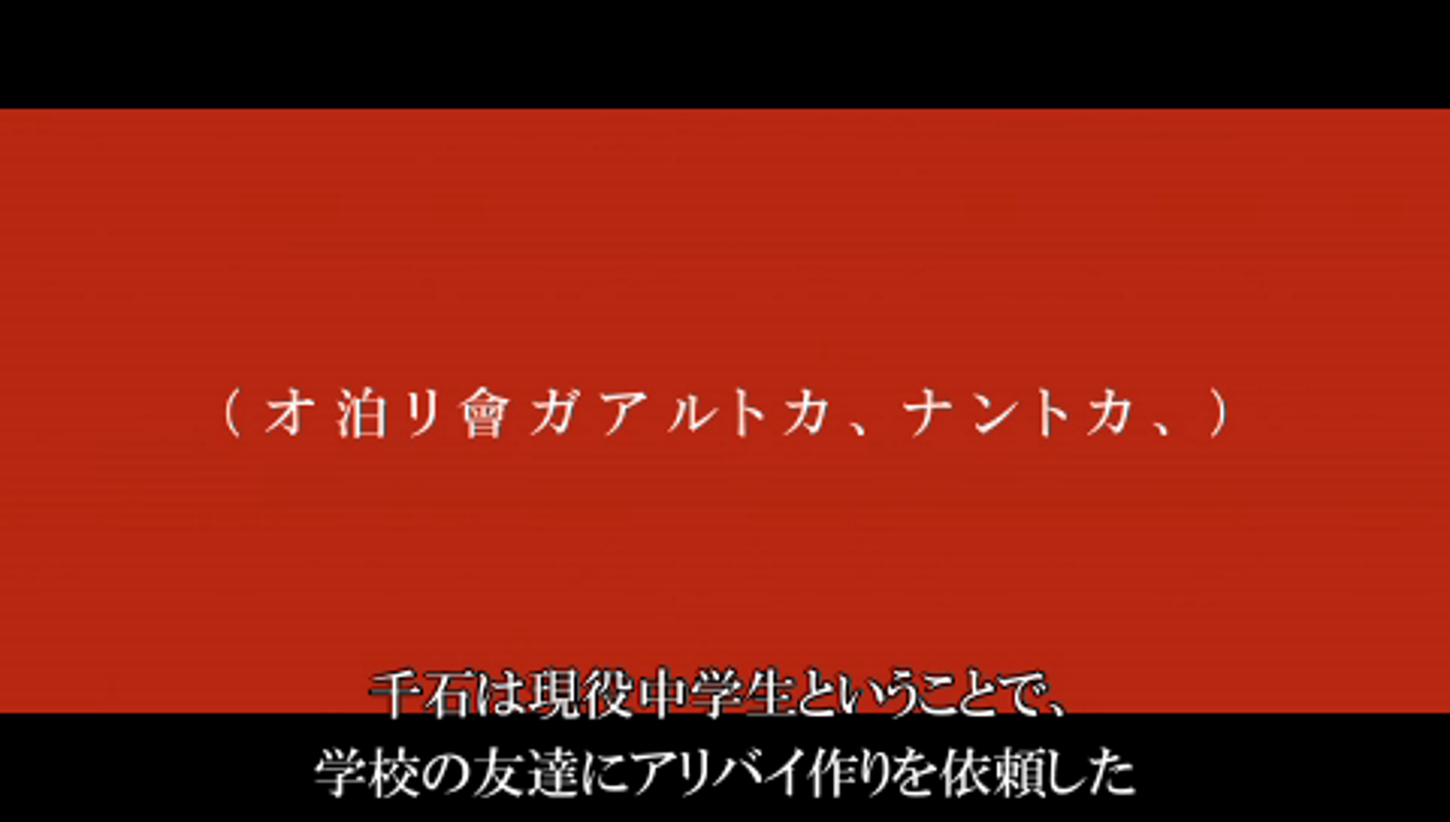
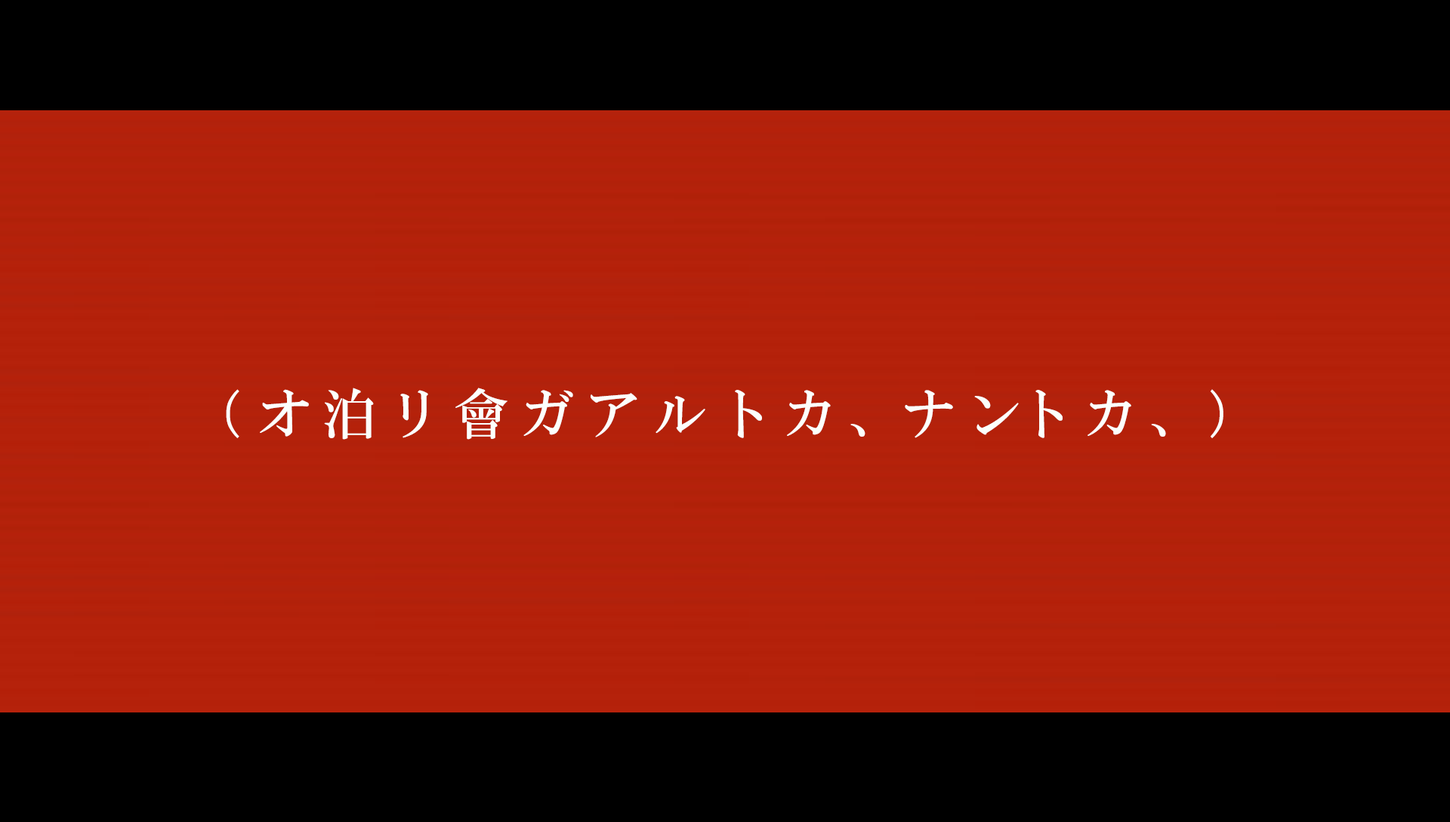
Two versions of the same layered image (1450x822). Layer-by-layer changes:
added layer "（オ泊リ會ガアルトカ、ナントカ、）" above "Layer 2" over <box>225,387,1224,440</box>
showed "Layer 2" over <box>0,107,1450,800</box>
